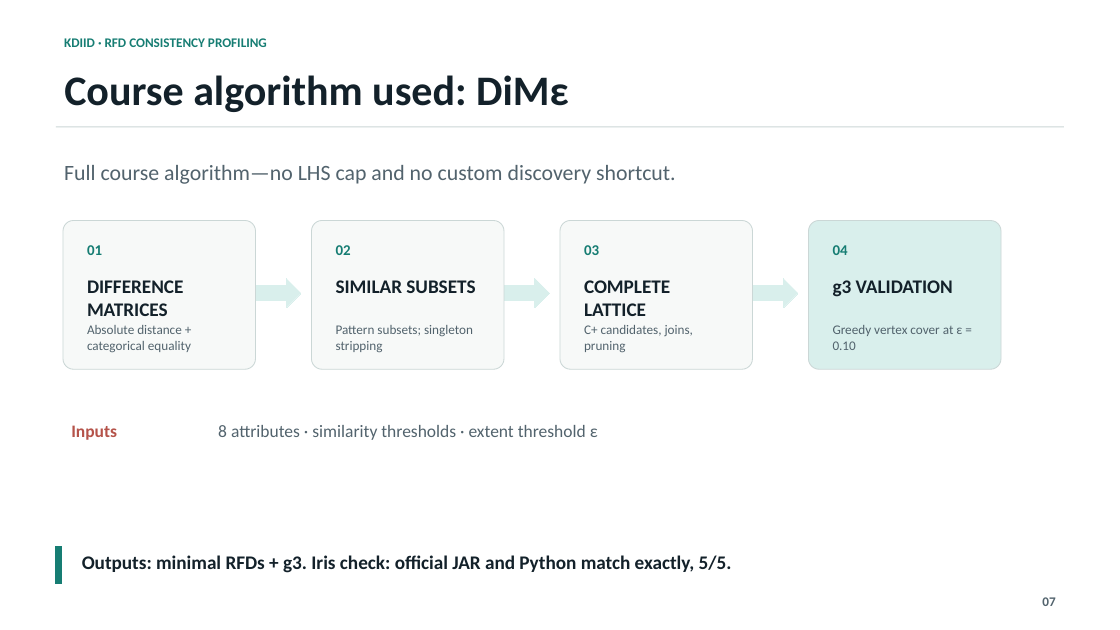
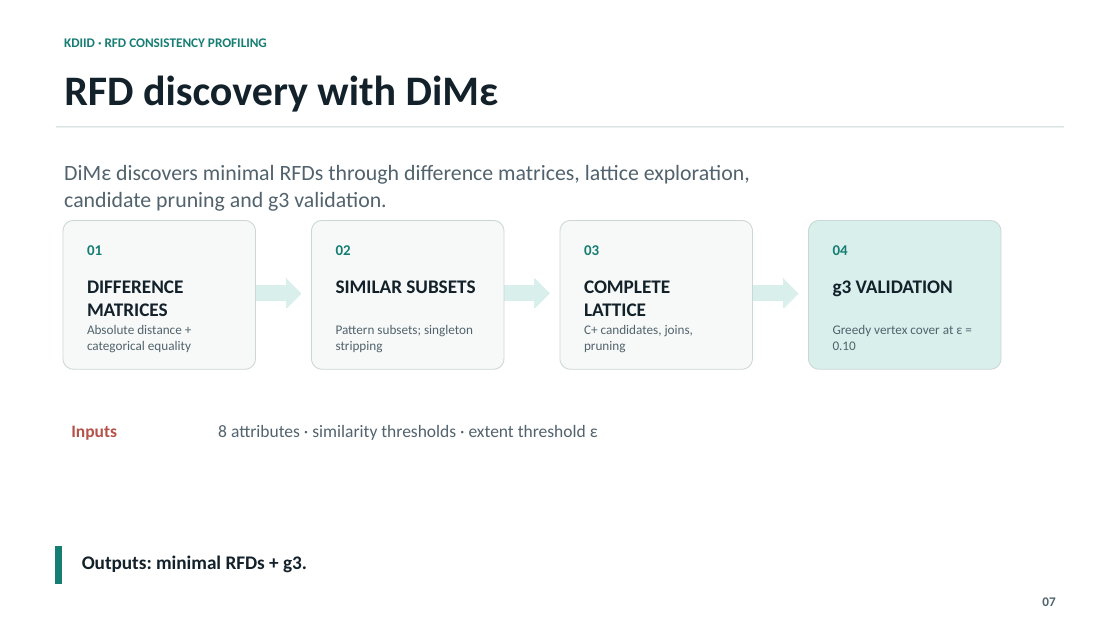
Before and after one commit to matthew-2000/rfd-urban-digital-twin, a slide deck: slide 7 of presentation/kdiid_rfd_presentation.pptx. Drawn at 1120x630 pixels with LibreOffice and Linux fonts; fonts in the diff are those of the drawing. Boxes give left, top, right and bottom in pixels: in the first picture for what was removed or moved away, otherwise in the second. Text is boxed around its words. In the diff, an @@ line names an element or a change of style, - is before the commit and + after.

```diff
--- a/presentation/kdiid_rfd_presentation.pptx
+++ b/presentation/kdiid_rfd_presentation.pptx
@@ text at (64, 75, 499, 112): text changed @@
-Course algorithm used: DiMε
+RFD discovery with DiMε
@@ text at (64, 165, 750, 211): text changed @@
-Full course algorithm—no LHS cap and no custom discovery shortcut.
+DiMε discovers minimal RFDs through difference matrices, lattice exploration, candidate pruning and g3 validation.
@@ text at (82, 555, 307, 573): text changed @@
-Outputs: minimal RFDs + g3. Iris check: official JAR and Python match exactly, 5/5.
+Outputs: minimal RFDs + g3.
```
Also in this commit, not shown: 7 other slides changed, 4 other files.
